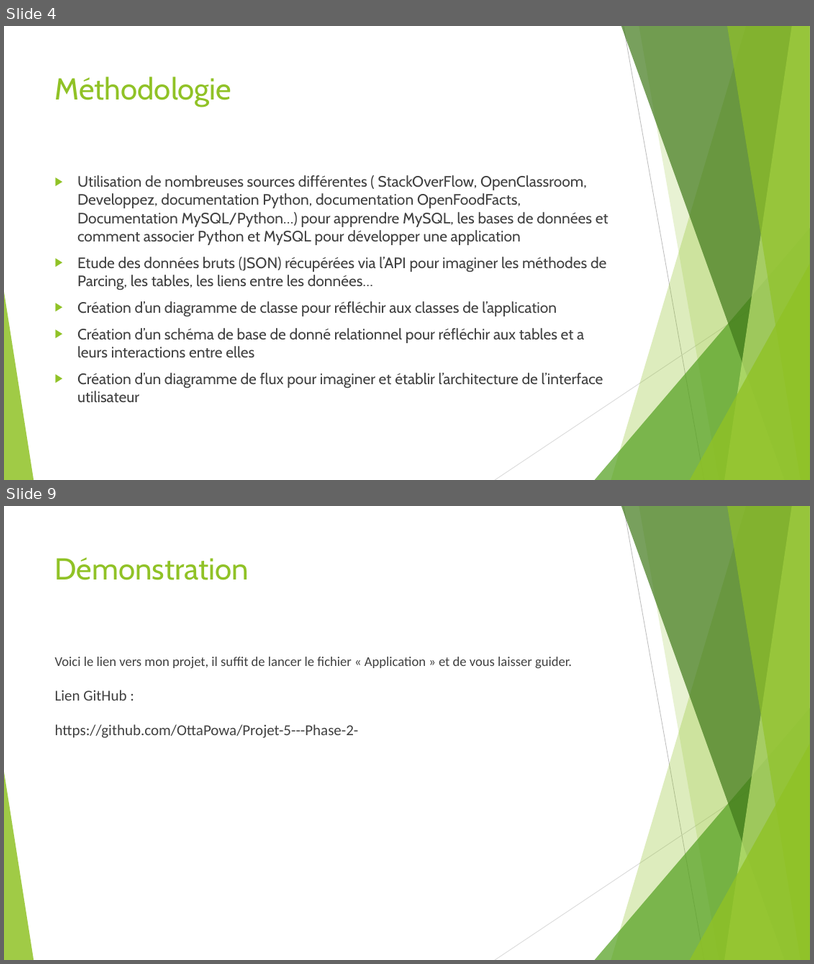
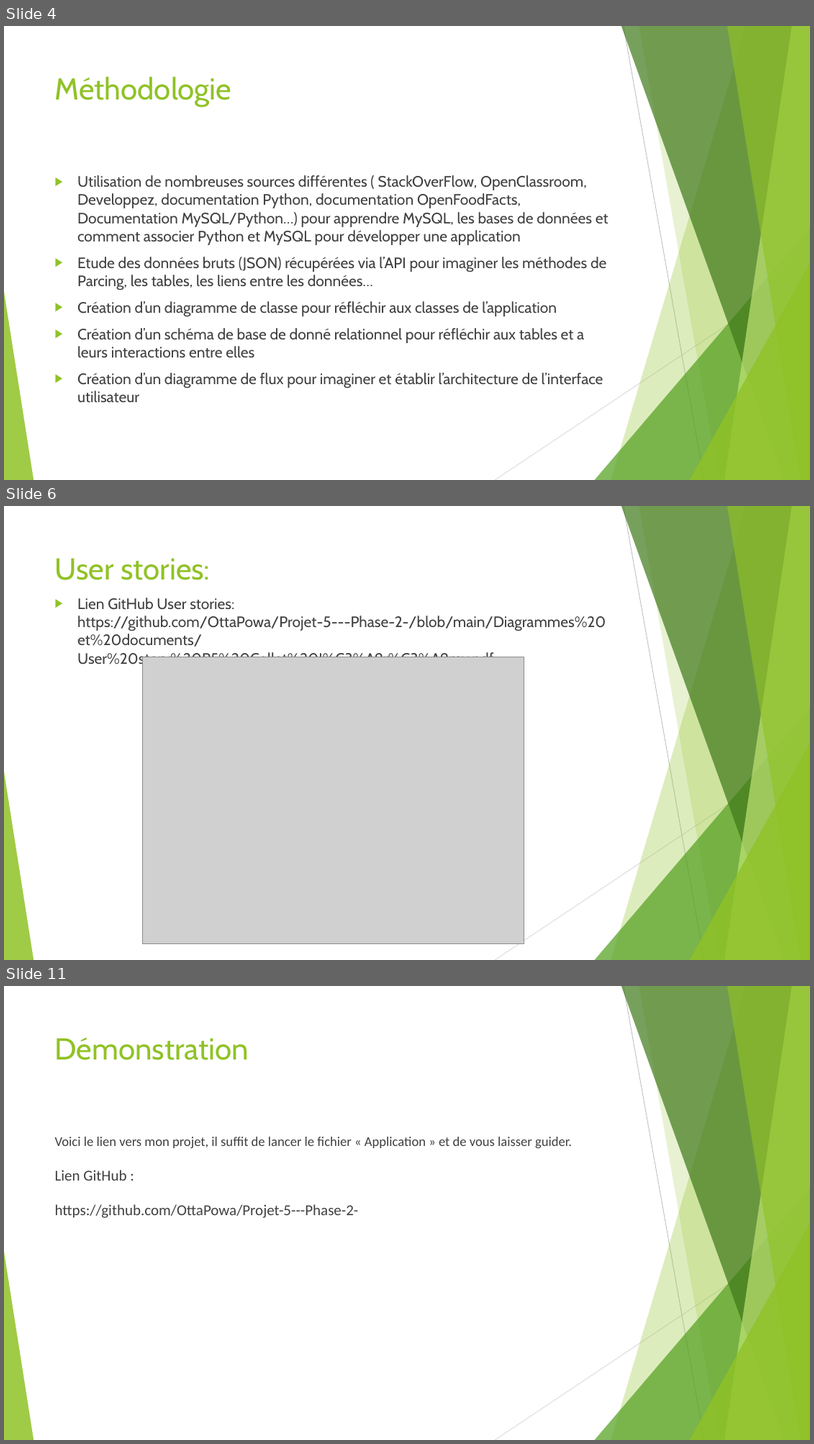
Before and after one commit to OttaPowa/Projet-5---Phase-2-, a slide deck: Diagrammes et documents/Support de présentation P5 Collet Jérémy.pptx. Shown one above the other, each under a label of ours: slides 4 and 9 before the commit, slides 4, 6 and 11 after it; the slides between them are not shown. The pictures are 814x964 and 814x1444 pixels, drawn with LibreOffice and Linux fonts; fonts in the diff are those of the drawing; grey boxes stand for pictures. Boxes give left, top, right and bottom in pixels: in the first picture for what was removed or moved away, otherwise in the second. Text is boxed around its words. In the diff, an @@ line names an element or a change of style, - is before the commit and + after.

Commit message:
20/01
finalisation des livrables
A FAIRE:
finir le document démarche

```diff
--- a/Diagrammes et documents/Support de présentation P5 Collet Jérémy.pptx
+++ b/Diagrammes et documents/Support de présentation P5 Collet Jérémy.pptx
@@ slide 6 added at [4,506,810,960], background #FFFFFF; not listed: 10 template elements that a slide beside it also shows @@
@@ title added at [55,558,210,580], 36 pt, text #90C226 @@
+User stories:
@@ text added at [77,597,606,668], 18 pt, text #404040 @@
+▶ Lien GitHub User stories: https://github.com/OttaPowa/Projet-5---Phase-2-/blob/main/Diagrammes%20et%20documents/User%20story%20P5%20Collet%20J%C3%A9r%C3%A9my.pdf
@@ picture added at [142,656,525,943] @@
@@ what was slide 9 is now slide 11 @@
```
Also in this commit, not shown: 3 slides changed, 2 other slides added, 1 slide removed, 3 other files.
